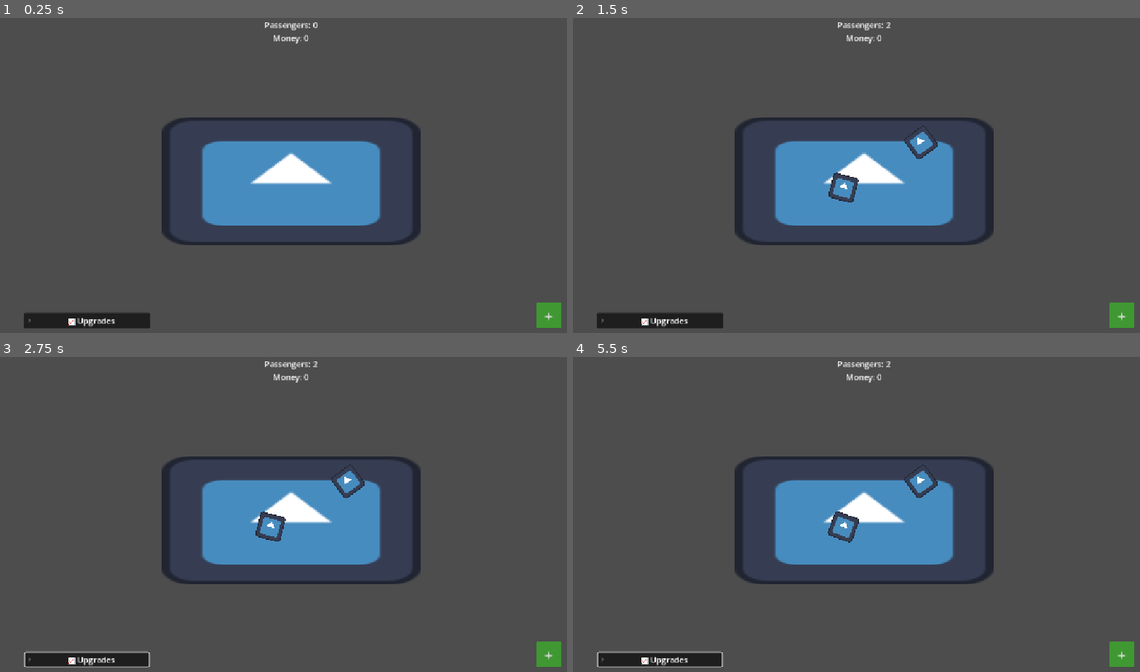
Above: before the commit, frames 1-4 (two rows, left to right).
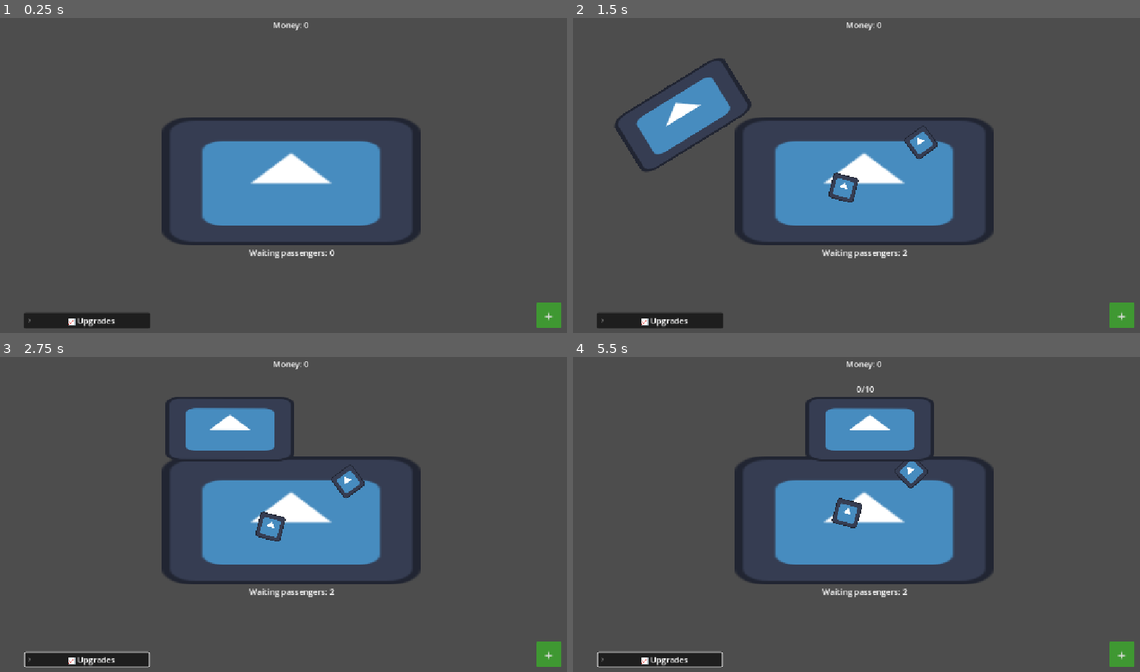
Above: after the commit, the same moments.

Repository: iamagoodperson-yay/rail-clicker
Game: Godot game, scene res://scenes/main.tscn
Same seed, same stepped clock (60 frames per second), same inputs: the game is played once before the commit and once after it. The engine's default icon, where the game draws it, is replaced by a stand-in: a white triangle on a blue panel in a dark square.
Inputs (mouse positions are in pixels of both pictures, inside the frame that each line leads up to):
- Up to frame 1 (0.25 s): no input
- Up to frame 2 (1.5 s): click "+" at 0.5 s; tap Enter at 1.25 s; move the mouse to (992, 166) at 1.27 s; hold Right from 1.28 s (still down); tap Alt at 1.35 s; click (992, 166) at 1.42 s
- Up to frame 3 (2.75 s): move the mouse to (175, 536) at 2.02 s; release Right at 2.03 s; hold Down from 2.03 s (still down); tap Shift at 2.1 s
- Up to frame 4 (5.5 s): move the mouse to (924, 448) at 2.77 s; release Down at 2.78 s; hold Right 2.78-3.53 s; tap Alt at 2.85, 4.35 s; move the mouse to (833, 586) at 3.52 s; hold Up 3.53-4.28 s; tap Shift at 3.6, 5.1 s; click (833, 586) at 3.67 s; move the mouse to (1037, 568) at 4.27 s; hold Left from 4.28 s (still down); move the mouse to (692, 470) at 5.02 s

The runs differ from the first frame. In frame 1, 0.4% of the frame differs, in the area x 43-59%, y 1-77%; in frame 2, 3.1%; in frame 3, 3.1%; in frame 4, 3.9%, in the area x 40-65%, y 1-77%.
Error before the commit: Parse Error: Expected identifier after "." for attribute access. (res://scripts/train_path.gd:47)

Commit message:
everything in the foldable continaer works and the passengers are limited and stuff like that

Diff:
--- a/scenes/main.tscn
+++ b/scenes/main.tscn
@@ -60,18 +60,26 @@
 offset_right = 576.0
 offset_bottom = 324.0
 theme = SubResource("Theme_4hp5e")
-
-[node name="Label" type="Label" parent="Centered" unique_id=1083454301]
+script = ExtResource("3_jyhfs")
+
+[node name="MoneyLabel" type="Label" parent="Centered" unique_id=1083454301]
 layout_mode = 0
 offset_left = -63.0
 offset_top = -322.0
 offset_right = 63.0
 offset_bottom = -298.0
 pivot_offset_ratio = Vector2(0.5, 0.5)
-text = "Passengers: XXX
-Money: XXX"
+text = "Money: XXX"
 horizontal_alignment = 1
-script = ExtResource("3_jyhfs")
+
+[node name="PassengerLabel" type="Label" parent="Centered" unique_id=568198836]
+layout_mode = 0
+offset_left = -88.0
+offset_top = 130.0
+offset_right = 91.0
+offset_bottom = 153.0
+text = "Waiting passengers: XX"
+horizontal_alignment = 1
 
 [node name="Button" type="Button" parent="Centered" unique_id=1805030628]
 layout_mode = 1
--- a/scenes/train.tscn
+++ b/scenes/train.tscn
@@ -17,8 +17,9 @@
 curve = SubResource("Curve2D_sugp2")
 
 [node name="PathFollow2D" type="PathFollow2D" parent="." unique_id=1926359726]
-position = Vector2(-222, 280)
-rotation = -0.003344469
+position = Vector2(578.8633, 142.50066)
+rotation = 0.0017889069
+progress = 839.736
 loop = false
 script = ExtResource("1_68jl8")
 
@@ -31,3 +32,12 @@
 
 [node name="CollisionShape2D" type="CollisionShape2D" parent="PathFollow2D/TrainArea2D" unique_id=1480783289]
 shape = SubResource("RectangleShape2D_d3t8h")
+
+[node name="Label" type="Label" parent="." unique_id=276590280]
+offset_left = 558.0
+offset_top = 52.0
+offset_right = 598.0
+offset_bottom = 75.0
+text = "X/X"
+horizontal_alignment = 1
+vertical_alignment = 1
--- a/scripts/label.gd
+++ b/scripts/label.gd
@@ -1,4 +1,8 @@
-extends Label
+extends Control
+
+@onready var money_label = $MoneyLabel
+@onready var passenger_label = $PassengerLabel
 
 func _process(delta):
-	text = 'Passengers: %s\nMoney: %s' % [Event.passenger_count, Event.money]
+	money_label.text = 'Money: %s' % Event.money
+	passenger_label.text = 'Waiting passengers: %s' % Event.passenger_count
--- a/scripts/passenger.gd
+++ b/scripts/passenger.gd
@@ -1,7 +1,7 @@
 extends CharacterBody2D
 
 var active = false
-var boarding = false
+@export var boarding = false
 
 var speed = 30
 var angular_speed = PI/4
--- a/scripts/spawn_passengers.gd
+++ b/scripts/spawn_passengers.gd
@@ -14,6 +14,12 @@
 	for passenger in get_children():
 		passenger.board_train()
 
+func train_departed():
+	for passenger in get_children():
+		passenger.boarding = false
+
 func _process(delta: float) -> void:
 	if Event.train_arrived:
 		train_arrived()
+	else:
+		train_departed()
--- a/scripts/train_path.gd
+++ b/scripts/train_path.gd
@@ -1,4 +1,6 @@
 extends PathFollow2D
+
+@onready var label = $'../Label'
 
 const max_speed = 0.2
 const acceleration = 0.05
@@ -8,7 +10,12 @@
 var state = "c"
 var accel_dist = (max_speed * max_speed) / (2 * acceleration)
 
+func _ready():
+	label.visible = false
+	progress_ratio = 0.0
+
 func _process(delta: float) -> void:
+	label.text = '%s/%s' % [Event.train_passengers, int(Event.train_capacity.amt)]
 	linear_progress(delta)
 
 func linear_progress(delta) -> void:
@@ -40,17 +47,19 @@
 
 func wait_at_midpoint():
 	Event.train_arrived = true
+	label.visible = true
 	var timer = get_tree().create_timer(20.0)
-	while get_tree().get_node_count_in_group("passengers") > 0:
-		if timer.time_left <= 0:
+	while timer.time_left > 0:
+		if Event.train_passengers >= Event.train_capacity.amt:
 			break
-		if Event.train_passengers > Event.
 		await get_tree().process_frame
 	state = "a"
 	Event.train_arrived = false
+	label.visible = false
 
 func wait_at_end():
 	await get_tree().create_timer(10.0).timeout
+	Event.train_passengers = 0
 	progress_ratio = 0.0
 	speed = max_speed
 	state = "c"
